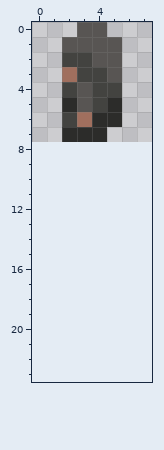
Pixel-art sprite -- public/sprite/player_l.png. The picture above was drawn from the file before the commit.
The file is 8x8 pixels. The old version is drawn lined up with the new one, on the new canvas.
New version:
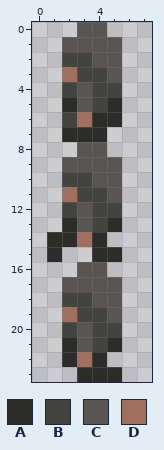
Palette (. is transparent): A #2c2c2a  B #434340  C #585553  D #a06f5e
Change:
canvas 8x8 -> 8x24
There is now colour A in row 13 at x 2 and 5; in row 14 at x 1 to 2 and 4; in row 15 at x 1 and 4 to 5; in row 21 at x 2 and 5; in row 22 at x 2 and 4; in row 23 at x 3 to 5.
There is now colour B in row 10 at x 2 to 3; in row 11 at x 3 to 4; in row 12 at x 2 and 4 to 5; in row 13 at x 4; in row 18 at x 2 to 3; in row 19 at x 3 to 4.
There is now colour B in row 20 at x 2 and 4 to 5; in row 21 at x 4.
There is now colour C in row 8 at x 3 to 4; in row 9 at x 2 to 5; in row 10 at x 4 to 5; in row 11 at x 5; in rows 12 to 13 at x 3; in row 16 at x 3 to 4.
There is now colour C in row 17 at x 2 to 5; in row 18 at x 4 to 5; in row 19 at x 5; in rows 20 to 21 at x 3.
There is now colour D in row 11 at x 2; in row 14 at x 3; in row 19 at x 2; in row 22 at x 3.
Pixel boxes of the changes (left, top, right, bottom) in both pictures:
added: (47, 142, 122, 382)
